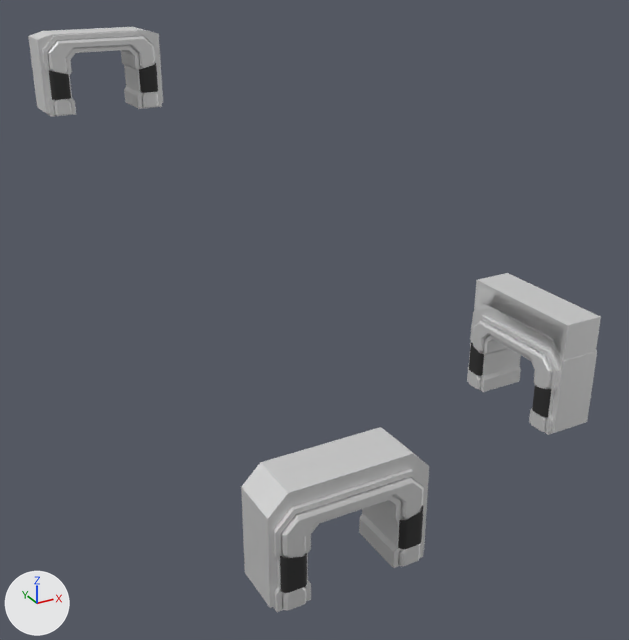
A saved change to the FBX model Assets/Meshes/Environment/ModularKits/Stairwell/Environment_Stairwell_Doorways.fbx.
Both versions are drawn from a camera (50 mm lens) standing at (-74.7, -79.5, 13.2) and looking at (-56.8, -47.0, -3.0). Lighting does not change. The marker at lower left points along +X, +Y and +Z. Where no turn or scale is listed for an object, it has been applied to the vertices.

The scene before the commit, as lines of its bpy script (objects in view):
```python
me_environment_stairwell_doorways = bpy.data.meshes.new('Environment_Stairwell_Doorways')
me_environment_stairwell_doorways.from_pydata(...)  # 2592 vertices, 2384 faces; spans x -3.1..15.3, y -26.3..1.4, z -14.4..1.7
# faces by material slot: [1280, 1104]
me_environment_stairwell_doorways.materials.append(mat_material_032)  # white #e7e7e7
me_environment_stairwell_doorways.materials.append(mat_sy_cutter)  # black #282828
ob_environment_stairwell_doorways = bpy.data.objects.new('Environment_Stairwell_Doorways', me_environment_stairwell_doorways)
ob_environment_stairwell_doorways.location = (-62.0, -33.05, 7.15)
```
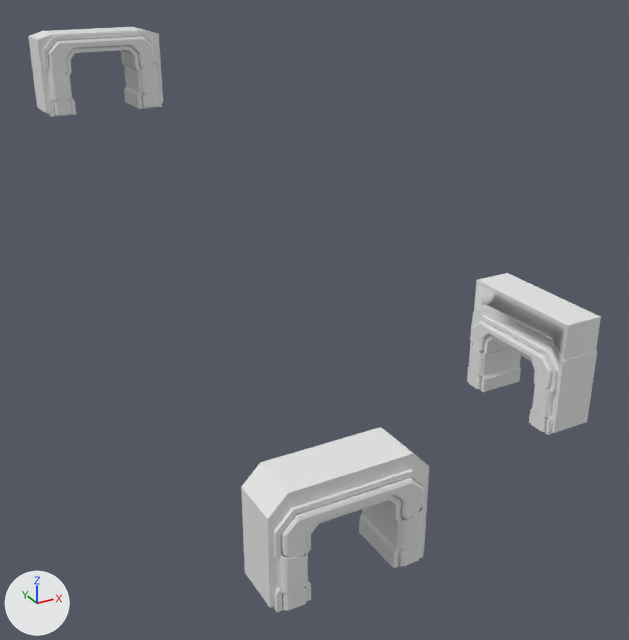
Commit message: Updated Stairwell Meshes

Location of each change, [x1, y1, x2, y2] in pixels of the pictures (629 x 640 px):
part 1 of me_environment_stairwell_doorways, recoloured (black to white)
    both: [49, 63, 551, 593]

The change, as a diff of the scene's bpy script:
```diff
--- a/Assets/Meshes/Environment/ModularKits/Stairwell/Environment_Stairwell_Doorways.fbx.py
+++ b/Assets/Meshes/Environment/ModularKits/Stairwell/Environment_Stairwell_Doorways.fbx.py
@@ me_environment_stairwell_doorways @@
 me_environment_stairwell_doorways.from_pydata(...)  # 2592 vertices, 2384 faces; spans x -3.1..15.3, y -26.3..1.4, z -14.4..1.7
 # used by ob_environment_stairwell_doorways; location = (-62.0, -33.05, 7.15)
-me_environment_stairwell_doorways.materials.append(mat_material_032)  # white #e7e7e7
+# me_environment_stairwell_doorways part 1: all 1104 faces that had it switch from mat_sy_cutter (black #282828) to no material
```
